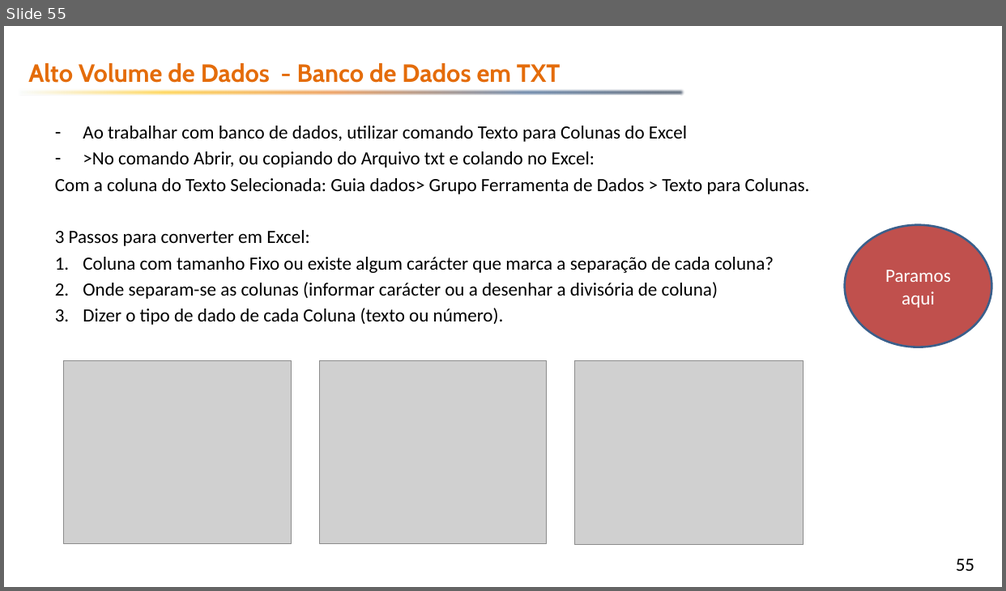
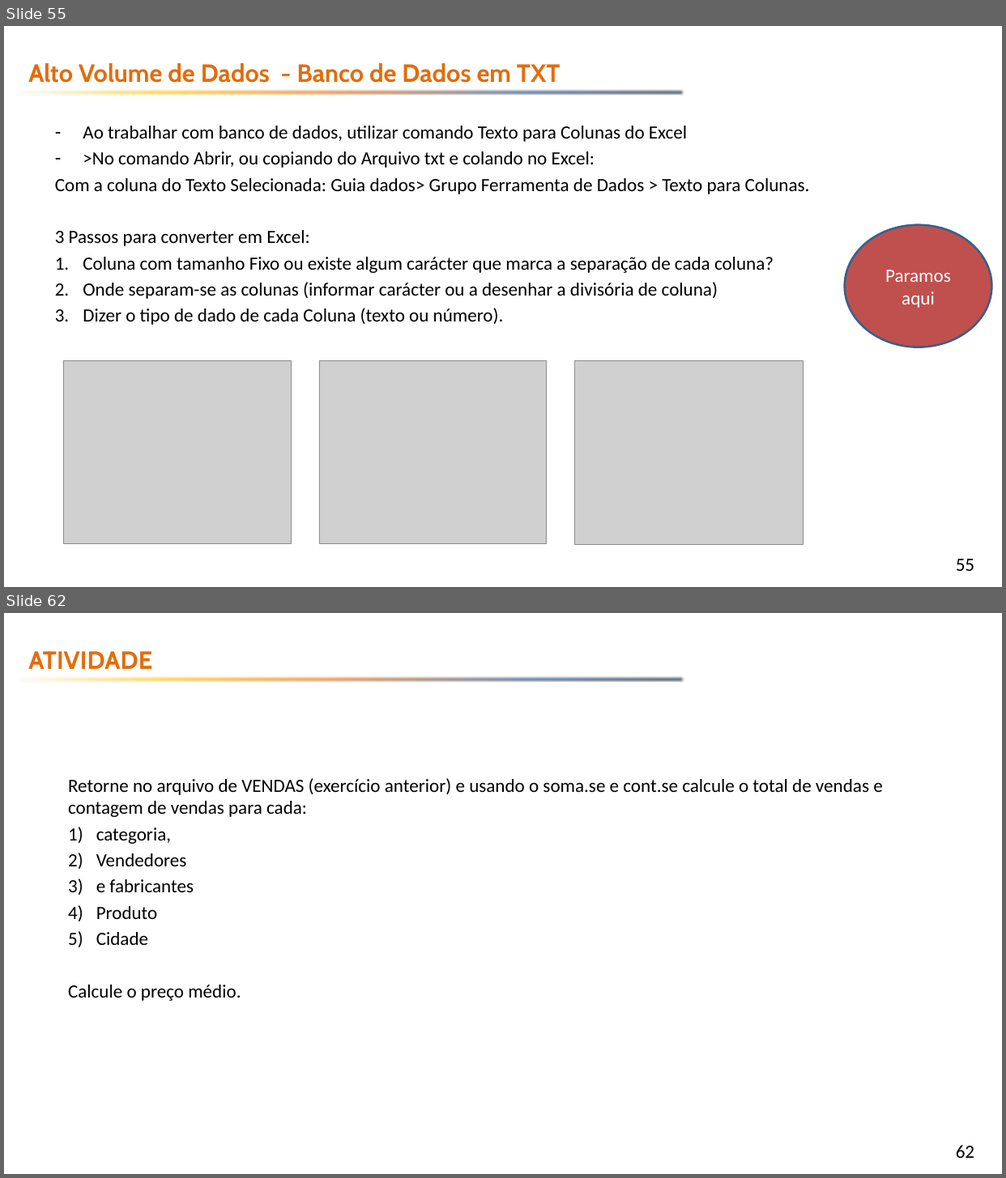
Before and after one commit to emerson-fenrir/Excel_Basico, a slide deck: Professor/Aula3.pptx. Shown one above the other, each under a label of ours: slide 55 before the commit, slides 55 and 62 after it; the slides between them are not shown. The pictures are 1006x591 and 1006x1178 pixels, drawn with LibreOffice and Linux fonts; fonts in the diff are those of the drawing; grey boxes stand for pictures; background and template pictures are left out. Boxes give left, top, right and bottom in pixels: in the first picture for what was removed or moved away, otherwise in the second. Text is boxed around its words. In the diff, an @@ line names an element or a change of style, - is before the commit and + after.

```diff
--- a/Professor/Aula3.pptx
+++ b/Professor/Aula3.pptx
@@ slide 62 added at <box>4,613,1002,1174</box>, background picture (left out); not listed: 2 template elements that a slide beside it also shows @@
@@ text added at <box>28,651,152,669</box>, 24 pt, text #E46C0A, bold @@
+ATIVIDADE
@@ text added at <box>68,778,882,1001</box>, 18 pt, text #000000 @@
+Retorne no arquivo de VENDAS (exercício anterior) e usando o soma.se e cont.se calcule o total de vendas e contagem de vendas para cada:
+1) categoria,
+2) Vendedores
+3) e fabricantes
+4) Produto
+5) Cidade
+Calcule o preço médio.
```
Also in this commit, not shown: 3 slides changed, 8 other slides added, 1 slide removed, 10 other files.
